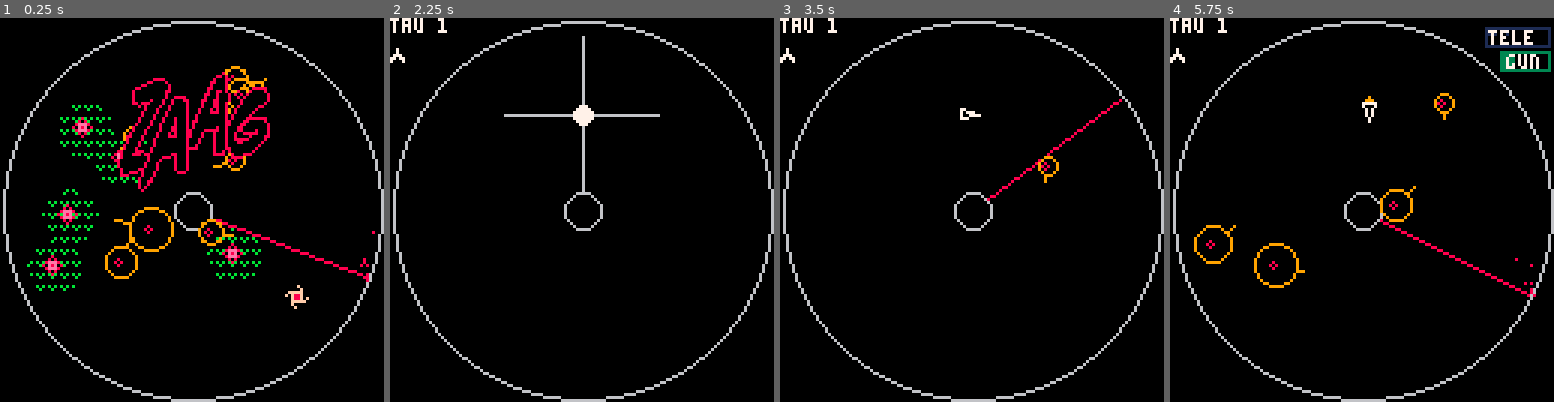
Above: before the commit, frames 1-4 (left to right).
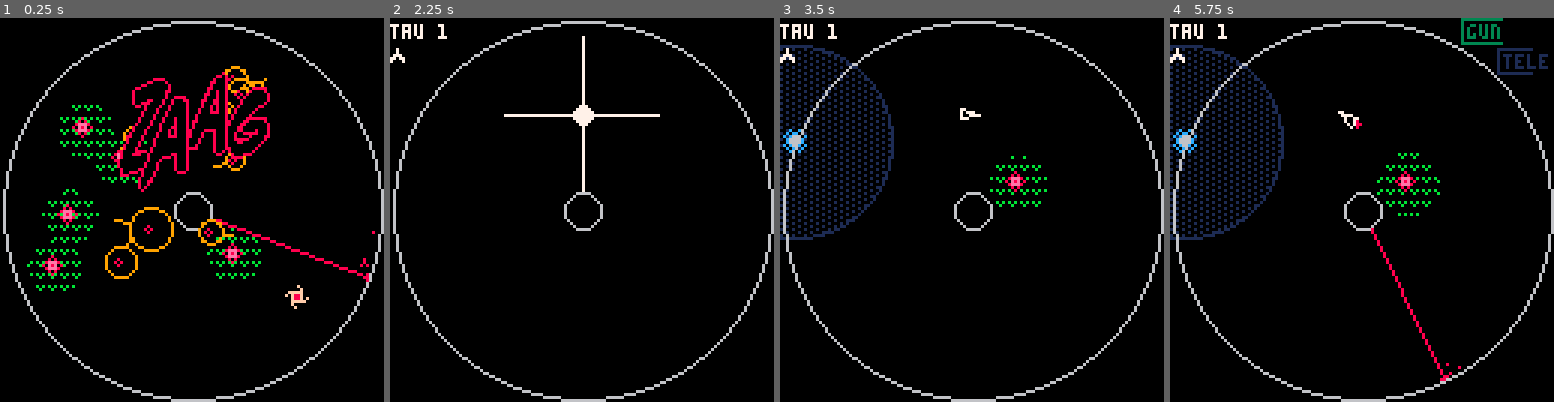
Above: after the commit, the same moments.

Repository: caseylabrack/laser
Game: PICO-8 cartridge laser.p8
The game is run twice, just before and just after one commit, with the same random seed, the same clock (stepped at 60 frames per second) and the same inputs.
Inputs:
- Up to frame 1 (0.25 s): no input
- Up to frame 2 (2.25 s): tap X (X key) at 0.33, 1.07, 1.85 s; tap O (Z key) at 0.7, 1.7, 2.1 s; hold Right 1.6-2.1 s; hold Up from 2.15 s (still down)
- Up to frame 3 (3.5 s): release Up at 2.42 s; hold Right 2.47-3.03 s; tap O (Z key) at 2.5, 2.9, 3.3 s; tap X (X key) at 2.97 s; hold Left from 3.08 s (still down)
- Up to frame 4 (5.75 s): release Left at 3.58 s; hold Down 3.63-3.97 s; tap O (Z key) every 0.4 s from 3.7 to 5.7 s; hold Right 4.02-4.68 s; tap X (X key) at 4.08, 5.2 s; hold Up 4.73-5.03 s; hold Left 5.08-5.68 s; hold Down from 5.73 s (still down)

The runs differ from the first frame. In frame 1, 0.1% of the frame differs, in the area x 35-61%, y 18-36%; in frame 2, 0.8%; in frame 3, 4.6%; in frame 4, 7.8%, in the area x 0-100%, y 0-95%.

Commit message:
nicer ready animations, gunfail

Diff:
--- a/laser.p8
+++ b/laser.p8
@@ -7,7 +7,6 @@
 -- todo:
 --  gameover actually resets (back to title?)
 --  selectable # of mulligans? (easy, normal...)
---  nicer ready animations
 --  shield machine
 --  regular death screen
 --   flash extra lifes
@@ -121,7 +120,7 @@
 			b.dx=cos(b.a)*b.speed b.dy=sin(b.a)*b.speed
 			sfx(20)
 		else
-			if tick-p.gunfailtick>10 then
+			if tick-p.gunfailtick>2 then
 				p.gunfail=true
 				sfx(12)
 				p.gunfailtick=tick
@@ -425,14 +424,34 @@
 	else del(a2,z) end
 end
 
+
+--laser
+for l in all(lz) do
+	line(64,64,l.x,l.y,8)
+	if rnd(1)>.1 then
+		circfill(l.x,l.y,rnd(2),8)
+	end
+	for z in all(l.parts) do
+		pset(z.x,z.y,8)
+	end
+end
+
 --safe zone
 for z in all(zs) do
-	fillp(░)
+--	fillp(░)
+	fillp(32125)
+--	fillp(0b0101101001011010)
 	circfill(z.x,z.y,z.r,0x01)
 --	circfill(z.x,z.y,z.r,0x0c)
 	fillp()
 	circfill(z.x,z.y,z.r-z.t,0)
 	circ(z.x,z.y,z.r,1)
+	spr(5,z.x-4,z.y-4)
+end
+
+
+if outer.enabled then
+	circ(outer.x,outer.y,outer.r,6)
 end
 
 --flowers
@@ -444,17 +463,6 @@
 	end
 	for l in all(f) do
 			spr(20,l.x-4,l.y-4)
-	end
-end
-
---laser
-for l in all(lz) do
-	line(64,64,l.x,l.y,8)
-	if rnd(1)>.1 then
-		circfill(l.x,l.y,rnd(2),8)
-	end
-	for z in all(l.parts) do
-		pset(z.x,z.y,8)
 	end
 end
 
@@ -484,10 +492,6 @@
 	end
 	for l in all(lines) do
 		line(l.x1,l.y1,l.x2,l.y2,7)
-	end
- if p.gunfail then
- 	circ(prow.x,prow.y,2,12)
-		p.gunfail=false
 	end
 end
 
@@ -518,41 +522,33 @@
 pal()
 
 if state=="running" then
+	--gun countdown
+	local x,y,x2,y2=97,0,127,8
+	local pct=min(p.gun/p.gunfull,1)
+	local f=p.gun<p.gunfull and 3 or 11
+	if p.gunfail then
+ 	f=8
+		p.gunfail=false
+	end
+	clip(x,y,(x2-x)*pct+1,y2+1)
+	rect(x,y,x2,y2,f)
+	print("gun rdy",x+2,y+2,f)
+
 	--hop countdown
 	local f=p.charge<p.fullcharge and 1 or 12
-	rect(105,3,126,9,f)
-	local pct=min(p.charge/p.fullcharge,1)
-	--if pct>1 then pct=1 end
-	fillp(…)
-	rectfill(105,3,105+(126-105)*pct,9,f)
-	fillp()
-	print("tele",106,4,7)
-
-	--gun countdown
-	local x,x2,y,y2=110,126,11,17
-	local f=p.gun<p.gunfull and 3 or 11
+ local pct=min(p.charge/p.fullcharge,1)
+	local x,x2,y,y2=109,127,10,18
+	clip(x,y,(x2-x)*pct+1,10)
 	rect(x,y,x2,y2,f)
-	local pct=min(p.gun/p.gunfull,1)
-	rectfill(x,y,x+(x2-x)*pct,y2,f)
-	print("gun",x+2,y+1,7)
+	clip()
+	print("tele",x+2,y+2,f)
 end
 
 if state=="running" or state=="setup" then
-	print("tau "..lvl,0,0,7)
+	print("tau "..lvl,0,2,7)
 	for i=1,extralives do
 		spr(22,i*6-6,10)
 	end
-end
-
---if w.enabled then
---	circfill(64,64,w.r,0)
---	circ(64,64,w.r,6)
---else
---	circ(64,64,63,6)
---end
-
-if outer.enabled then
-	circ(outer.x,outer.y,outer.r,6)
 end
 
 --for i=1,1000 do
@@ -565,13 +561,6 @@
 
 --print(stat(1),0,120,7)
 
---score
---for k,v in pairs(passes) do
---	local sprite=11
---	if v then sprite=10	end
---	spr(sprite,scoreboxes[k][1],scoreboxes[k][2])
---end
-
 if title and costatus(title)~="dead" then coresume(title) end
 
 end
@@ -579,7 +568,7 @@
 -->8
 --levels
 lvls={
---	{flowers=1,lasers=1},
+	{flowers=1,lasers=1,safezone=true},
 	{roids=4,lasers=1},
 	{roids=6,lasers=1,safezone=true},
 	{roids=4,lasers=1,flowers=2},
Not shown, changed: 20 lines of the sprite sheet (__gfx__) section of laser.p8
Not shown, changed: the thumbnail (__label__) section of laser.p8
Not shown, added: zaag.p8.png
Not shown, changed: zaag.png
